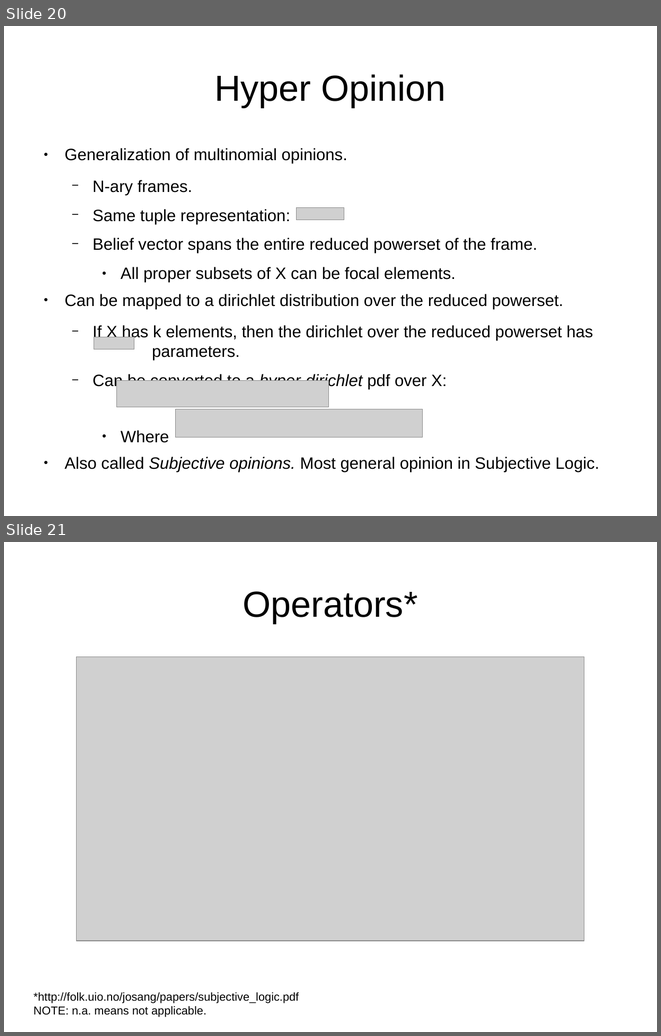
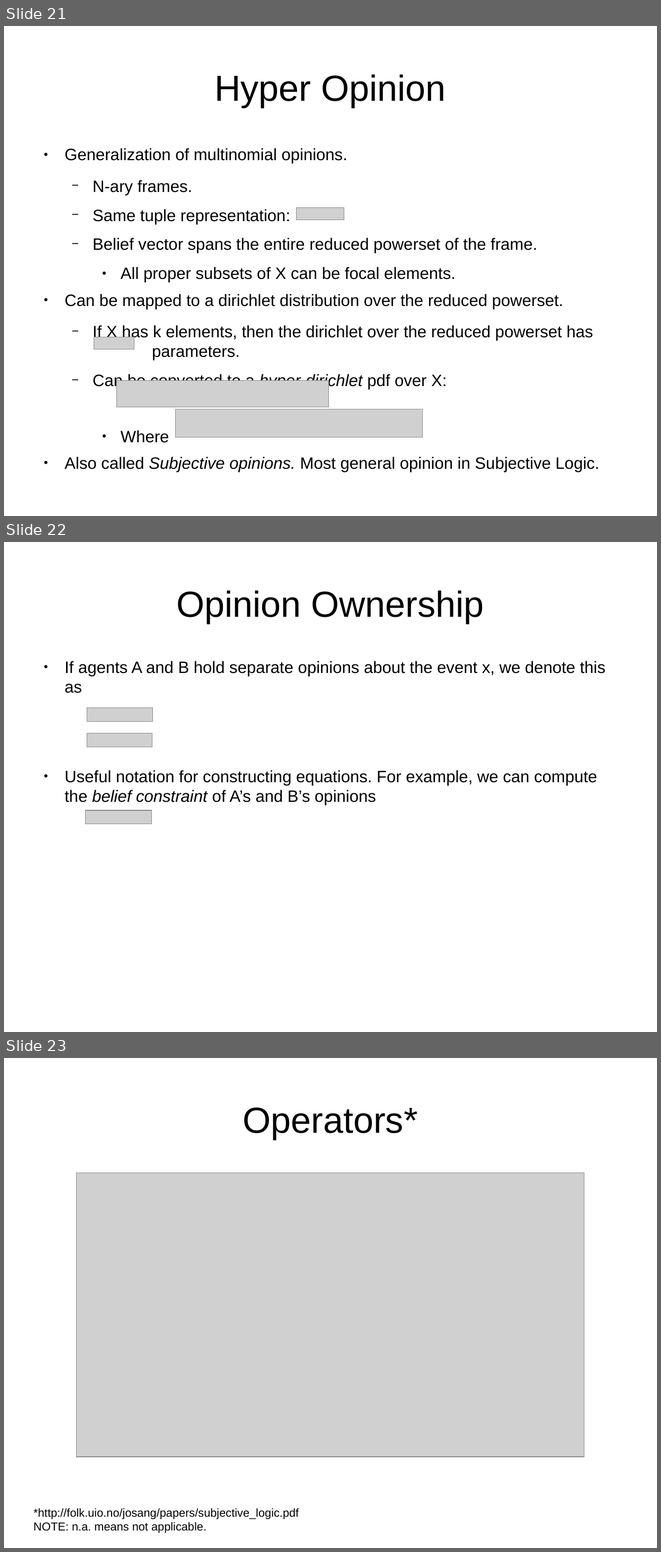
Before and after one commit to bstamour/SLHS, a slide deck: docs/proposal-from-bob.odp. Shown one above the other, each under a label of ours: slides 20 and 21 before the commit, slides 21, 22 and 23 after it. The pictures are 661x1036 and 661x1552 pixels, drawn with LibreOffice and Linux fonts; fonts in the diff are those of the drawing; grey boxes stand for pictures. Boxes give left, top, right and bottom in pixels: in the first picture for what was removed or moved away, otherwise in the second. Text is boxed around its words. In the diff, an @@ line names an element or a change of style, - is before the commit and + after.

Commit message:
ownership. Some coarsening.

```diff
--- a/docs/proposal-from-bob.odp
+++ b/docs/proposal-from-bob.odp
@@ slide 22 added at bbox=[4, 542, 657, 1032], background #FFFFFF @@
@@ title added at bbox=[176, 590, 484, 623], 44 pt, text #000000 @@
+Opinion Ownership
@@ text added at bbox=[64, 661, 606, 805], 20 pt, text #000000 @@
+● If agents A and B hold separate opinions about the event x, we denote this as
+● Useful notation for constructing equations. For example, we can compute the belief constraint of A’s and B’s opinions
@@ picture added at bbox=[87, 707, 153, 721] @@
@@ picture added at bbox=[87, 733, 152, 747] @@
@@ picture added at bbox=[86, 810, 152, 824] @@
@@ what was slide 20 is now slide 21 @@
@@ what was slide 21 is now slide 23 @@
```
Also in this commit, not shown: 4 slides changed, 1 other slide added.
